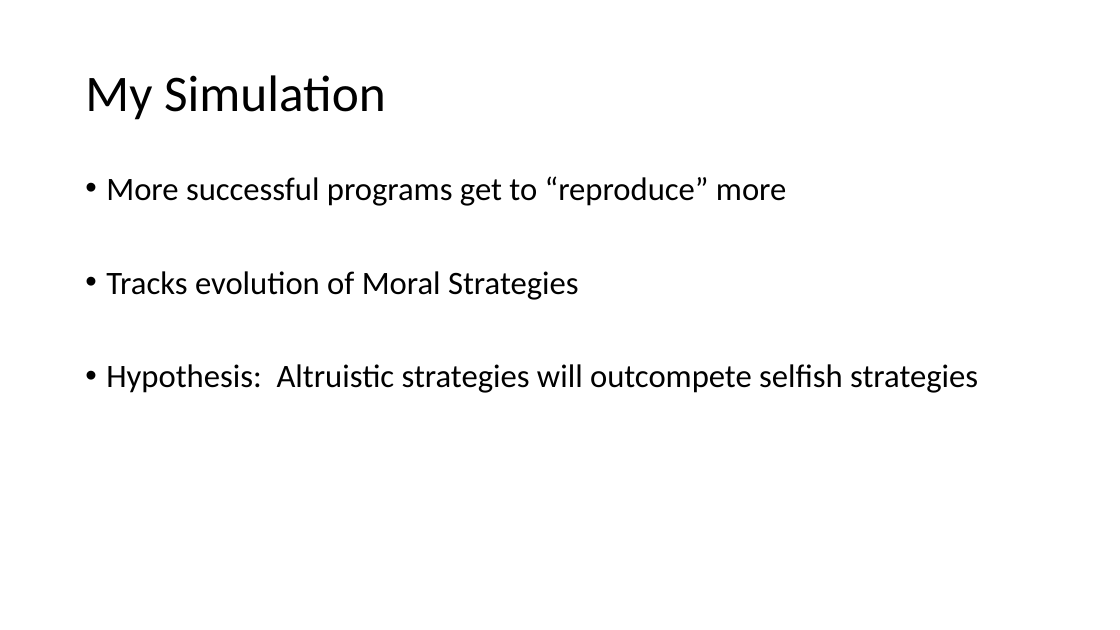
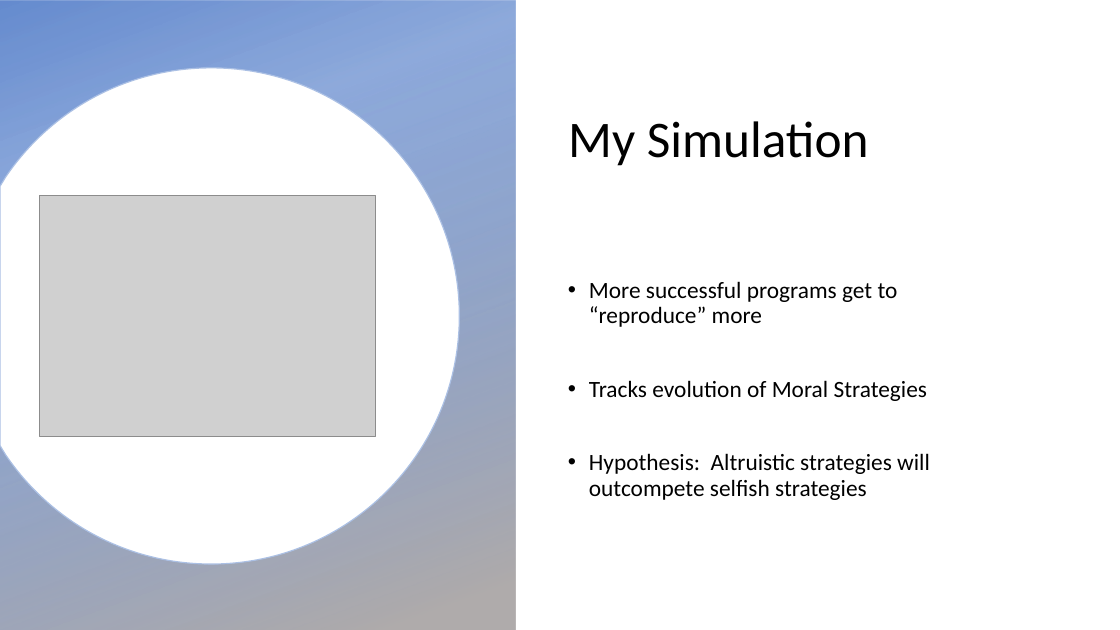
Before and after one commit to Birdfeathers/Prisoner-s-Dilemma, a slide deck: slide 3 of Prisoner’s Dilemma Simulation.pptx. Drawn at 1120x630 pixels with LibreOffice and Linux fonts; fonts in the diff are those of the drawing; grey boxes stand for pictures; background and template pictures are left out. Boxes give left, top, right and bottom in pixels: in the first picture for what was removed or moved away, otherwise in the second. Text is boxed around its words. In the diff, an @@ line names an element or a change of style, - is before the commit and + after.

```diff
--- a/Prisoner’s Dilemma Simulation.pptx
+++ b/Prisoner’s Dilemma Simulation.pptx
@@ rectangle added at box(0, 0, 516, 630), fill gradient #4472C4 to #AFABAB @@
@@ freeform shape added at box(0, 68, 460, 565), fill #FFFFFF, outline #C5C3C3 1 pt @@
@@ title "My Simulation": place and size @@
-title "My Simulation" at box(85, 75, 386, 120)
+title "My Simulation" at box(568, 121, 869, 166)
@@ picture added at box(39, 196, 376, 437) @@
@@ text "More successful programs get to ...": place and size @@
-text "More successful programs get to ..." at box(106, 176, 978, 393)
+text "More successful programs get to ..." at box(589, 281, 930, 500)
@@ text "More successful programs get to ..." at box(589, 281, 930, 500): size 28 to 20 pt; vertical alignment top to middle @@
```
Also in this commit, not shown: 4 slides added.
